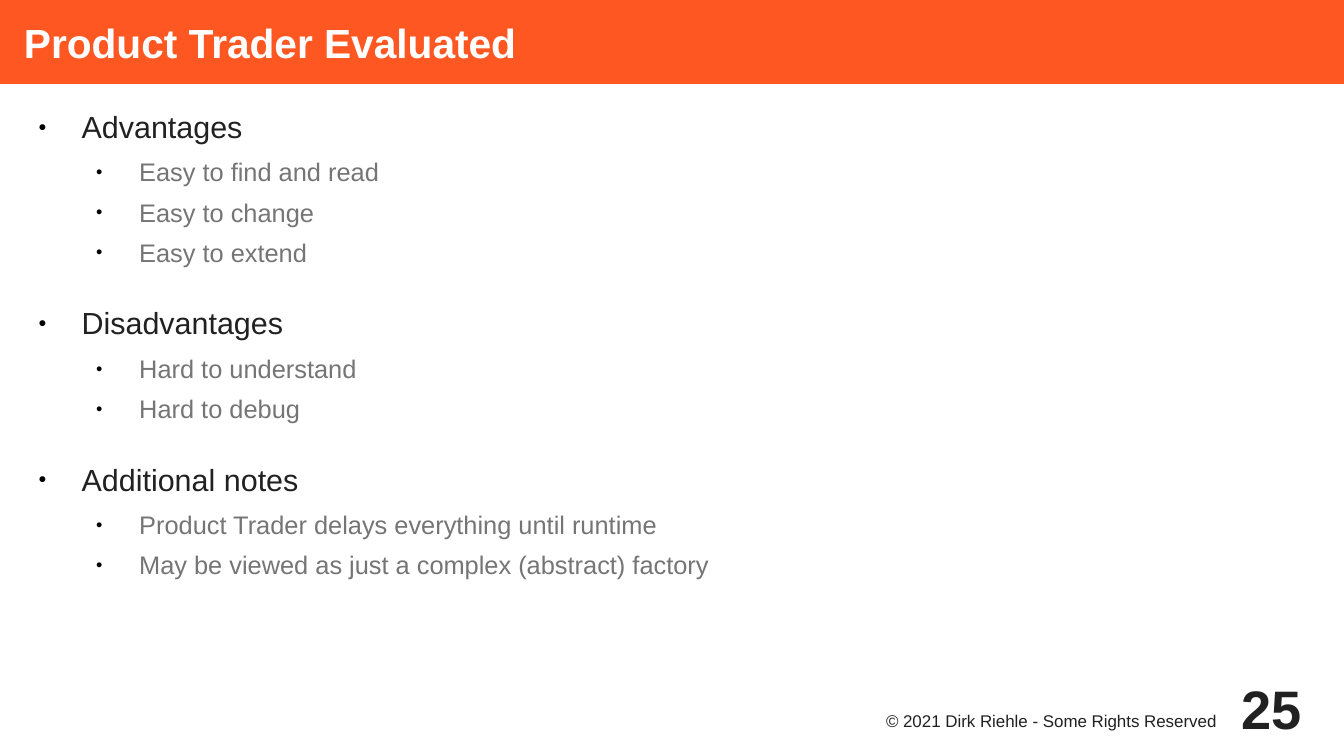
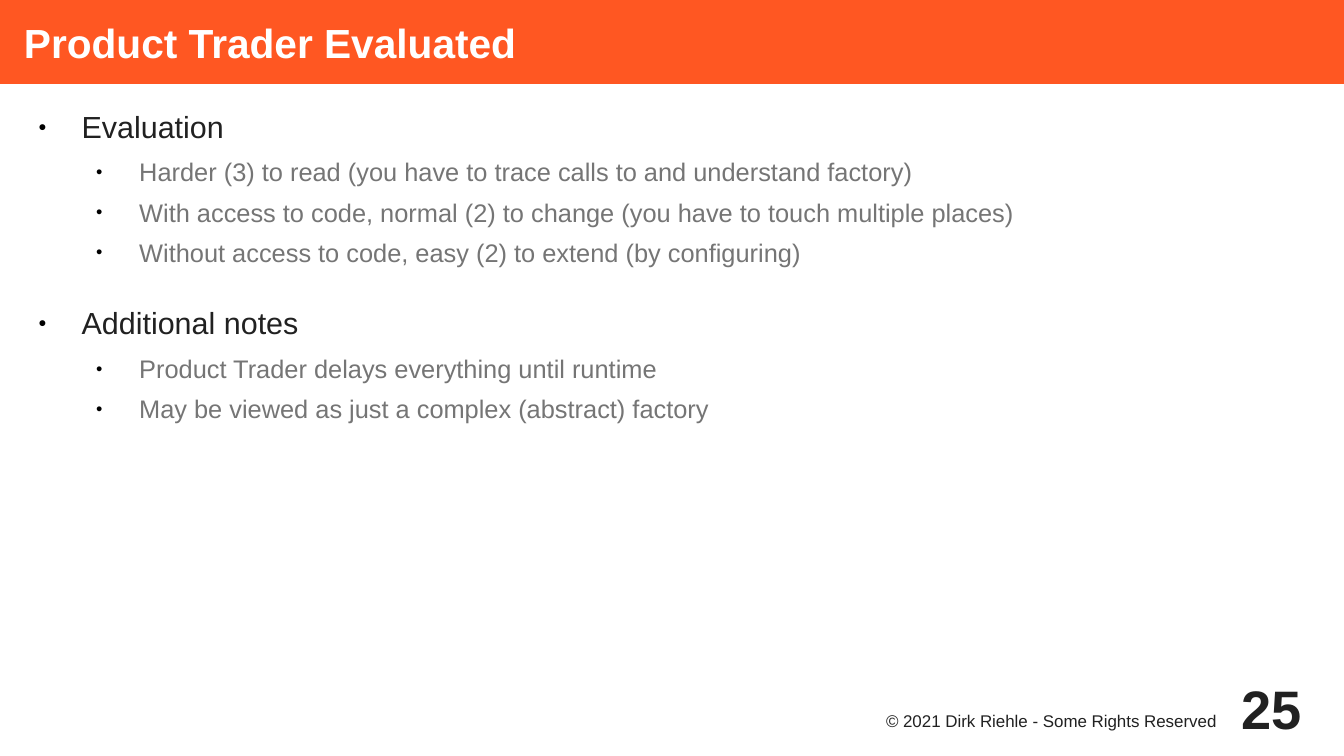
Before and after one commit to dirkriehle/adap-course, a slide deck: slide 25 of Lecture Slides/ADAP C09 - Object Creation.odp. Drawn at 1344x756 pixels with LibreOffice and Linux fonts; fonts in the diff are those of the drawing. Boxes give left, top, right and bottom in pixels: in the first picture for what was removed or moved away, otherwise in the second. Text is boxed around its words. In the diff, an @@ line names an element or a change of style, - is before the commit and + after.

```diff
--- a/Lecture Slides/ADAP C09 - Object Creation.odp
+++ b/Lecture Slides/ADAP C09 - Object Creation.odp
@@ text at [82, 116, 1014, 267]: text changed @@
-● Advantages
-  ● Easy to find and read
-  ● Easy to change
-  ● Easy to extend
-● Disadvantages
-  ● Hard to understand
-  ● Hard to debug
+● Evaluation
+  ● Harder (3) to read (you have to trace calls to and understand factory)
+  ● With access to code, normal (2) to change (you have to touch multiple places)
+  ● Without access to code, easy (2) to extend (by configuring)
```
Also in this commit, not shown: 6 other slides changed, 19 other files.
